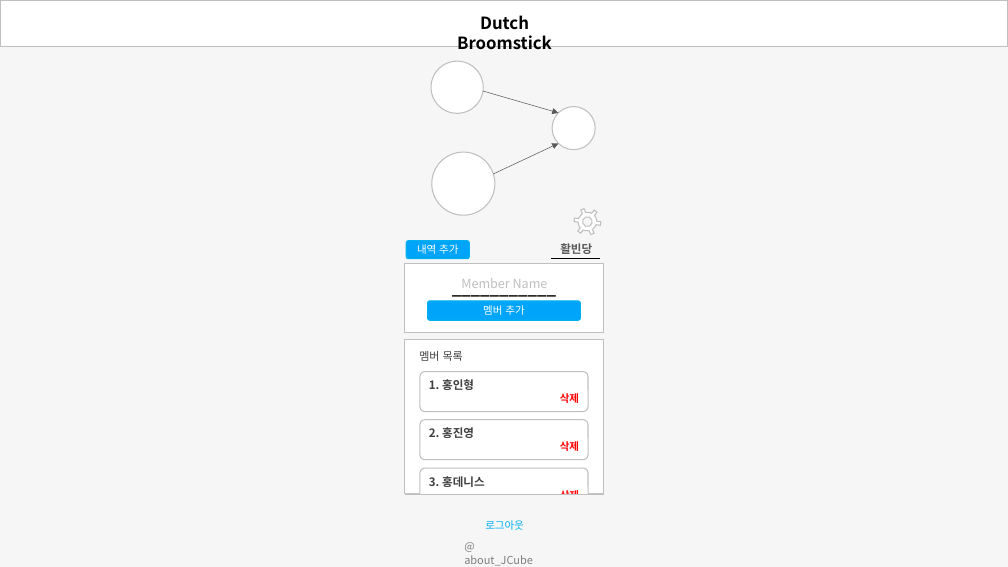
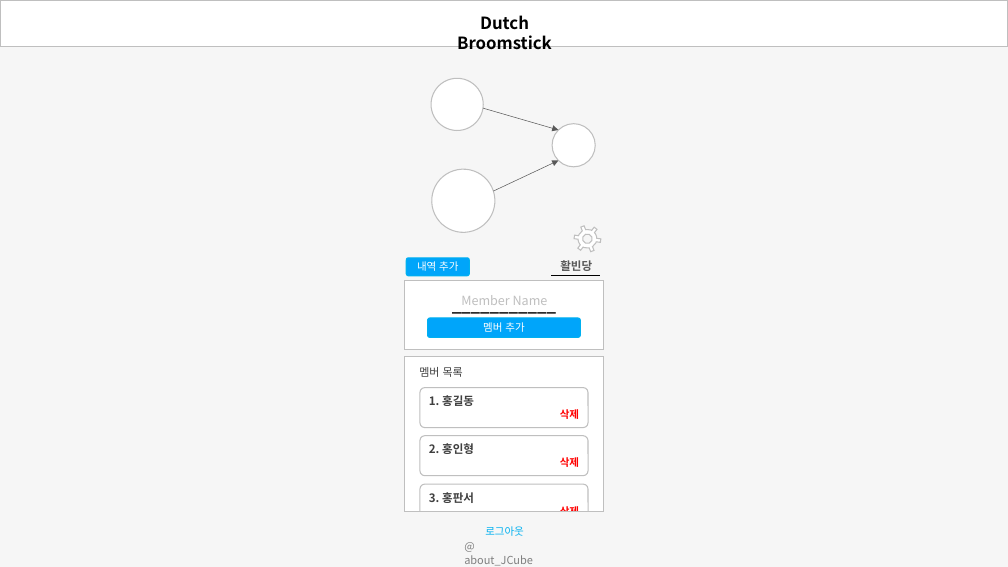
Before and after one commit to jtjun/DutchBroomstick, a slide deck: slide 10 of Documents/Design_Demo.pptx. Drawn at 1008x567 pixels with LibreOffice and Linux fonts; fonts in the diff are those of the drawing. Boxes give left, top, right and bottom in pixels: in the first picture for what was removed or moved away, otherwise in the second. Text is boxed around its words. In the diff, an @@ line names an element or a change of style, - is before the commit and + after.

```diff
--- a/Documents/Design_Demo.pptx
+++ b/Documents/Design_Demo.pptx
@@ rectangle: place and size @@
-rectangle at bbox=[405, 340, 603, 494]
+rectangle at bbox=[405, 357, 603, 517]
@@ rounded rectangle "1. 홍길동": place and size @@
-rounded rectangle "1. 홍길동" at bbox=[420, 420, 588, 460]
+rounded rectangle "1. 홍길동" at bbox=[420, 388, 588, 428]
@@ text in rounded rectangle at bbox=[429, 395, 474, 406]: text changed @@
-2. 홍진영
+1. 홍길동
@@ rounded rectangle "2. 홍인형": place and size @@
-rounded rectangle "2. 홍인형" at bbox=[420, 371, 588, 411]
+rounded rectangle "2. 홍인형" at bbox=[420, 436, 588, 476]
@@ text in rounded rectangle at bbox=[429, 443, 474, 454]: text changed @@
-1. 홍인형
+2. 홍인형
@@ 3 texts, 3 ellipses, 2 rounded rectangles, 2 lines, 2 arrows, 1 freeform shape: place and size @@
-3 texts, 3 ellipses, 2 rounded rectangles, 2 lines, 2 arrows, 1 freeform shape at bbox=[405, 58, 604, 508]
+3 texts, 3 ellipses, 2 rounded rectangles, 2 lines, 2 arrows, 1 freeform shape at bbox=[405, 75, 604, 524]
@@ text in rounded rectangle at bbox=[429, 492, 474, 503]: text changed @@
-3. 홍데니스
+3. 홍판서
@@ 2 rectangles, 1 text, 1 rounded rectangle: place and size @@
-2 rectangles, 1 text, 1 rounded rectangle at bbox=[395, 240, 614, 515]
+2 rectangles, 1 text, 1 rounded rectangle at bbox=[395, 258, 614, 533]
@@ text "로그아웃": place and size @@
-text "로그아웃" at bbox=[485, 520, 524, 530]
+text "로그아웃" at bbox=[485, 526, 524, 536]
```
Also in this commit, not shown: 3 other slides changed, 1 slide added, 2 slides removed.
